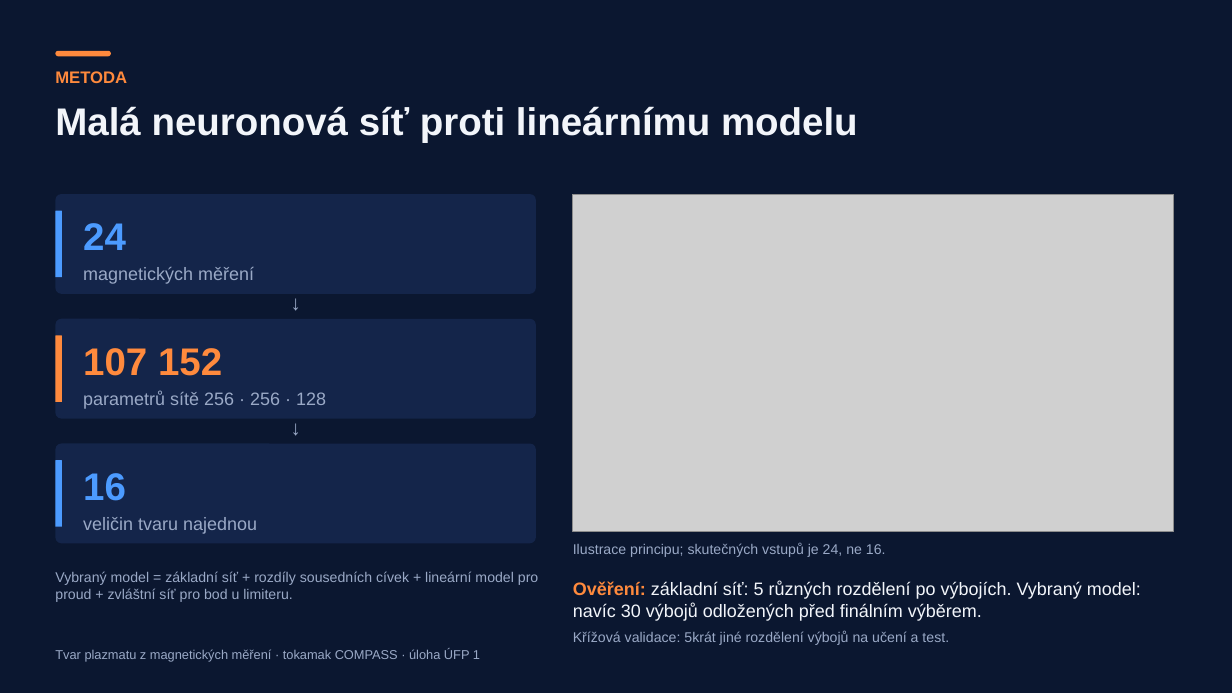
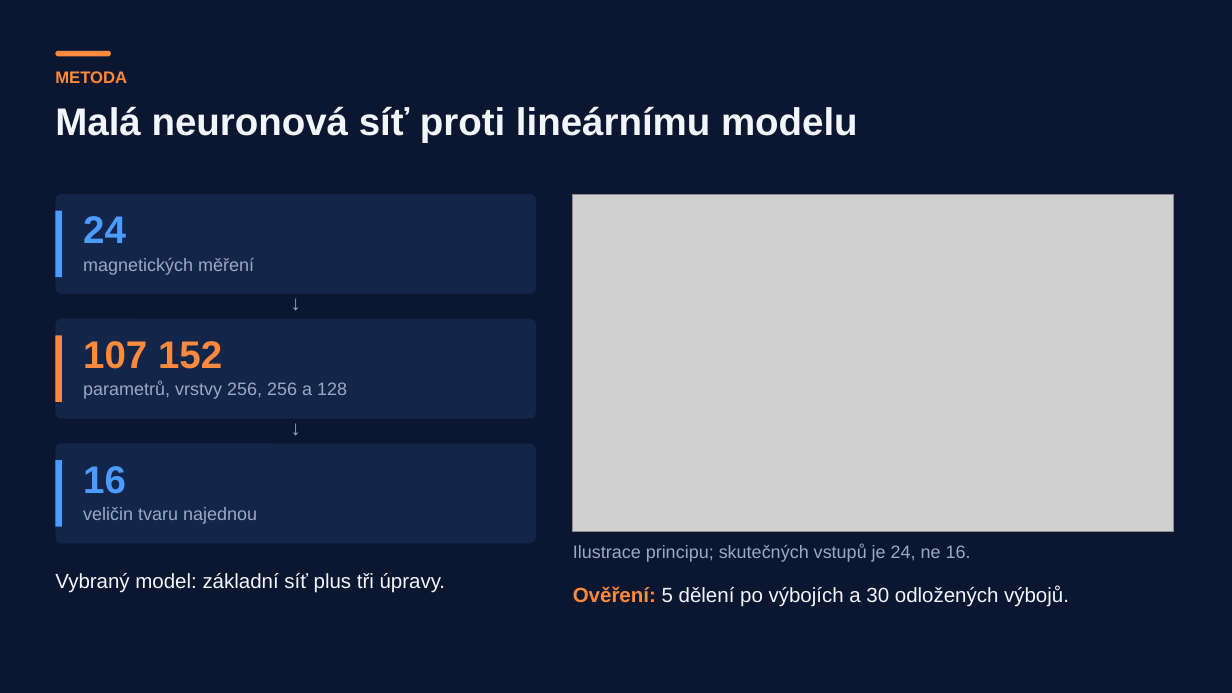
Before and after one commit to mschiller890/hackathon, a slide deck: slide 4 of presentation/deck/slides.pptx. Drawn at 1232x693 pixels with LibreOffice and Linux fonts; fonts in the diff are those of the drawing; grey boxes stand for pictures. Boxes give left, top, right and bottom in pixels: in the first picture for what was removed or moved away, otherwise in the second. Text is boxed around its words. In the diff, an @@ line names an element or a change of style, - is before the commit and + after.

```diff
--- a/presentation/deck/slides.pptx
+++ b/presentation/deck/slides.pptx
@@ text "24": place and size @@
-text "24" at (83,223,126,250)
+text "24" at (83,216,126,243)
@@ text "magnetických měření": place and size @@
-text "magnetických měření" at (83,267,254,284)
+text "magnetických měření" at (83,258,254,275)
@@ text "107 152": place and size @@
-text "107 152" at (83,348,222,376)
+text "107 152" at (83,341,222,369)
@@ text at (83,382,347,399): text changed @@
-parametrů sítě 256 · 256 · 128
+parametrů, vrstvy 256, 256 a 128
@@ text "16": place and size @@
-text "16" at (83,473,126,501)
+text "16" at (83,466,126,494)
@@ text "veličin tvaru najednou": place and size @@
-text "veličin tvaru najednou" at (83,517,257,534)
+text "veličin tvaru najednou" at (83,507,257,524)
@@ text "Ilustrace principu; skutečných vstupů je ..." at (573,544,971,562): size 11 to 14 pt; more space between paragraphs @@
@@ text at (55,573,446,593): text changed; size 11 to 16 pt; text colour #9AA9C6 to #F2F5FA @@
-Vybraný model = základní síť + rozdíly sousedních cívek + lineární model pro proud + zvláštní síť pro bod u limiteru.
+Vybraný model: základní síť plus tři úpravy.
@@ text at (573,586,1069,607): text changed; size 14 to 16 pt @@
-Ověření: základní síť: 5 různých rozdělení po výbojích. Vybraný model: navíc 30 výbojů odložených před finálním výběrem.
-Křížová validace: 5krát jiné rozdělení výbojů na učení a test.
+Ověření: 5 dělení po výbojích a 30 odložených výbojů.
@@ text removed at (55,649,480,662) @@
-Tvar plazmatu z magnetických měření · tokamak COMPASS · úloha ÚFP 1
```
Also in this commit, not shown: 13 other slides changed, 1 other file.
